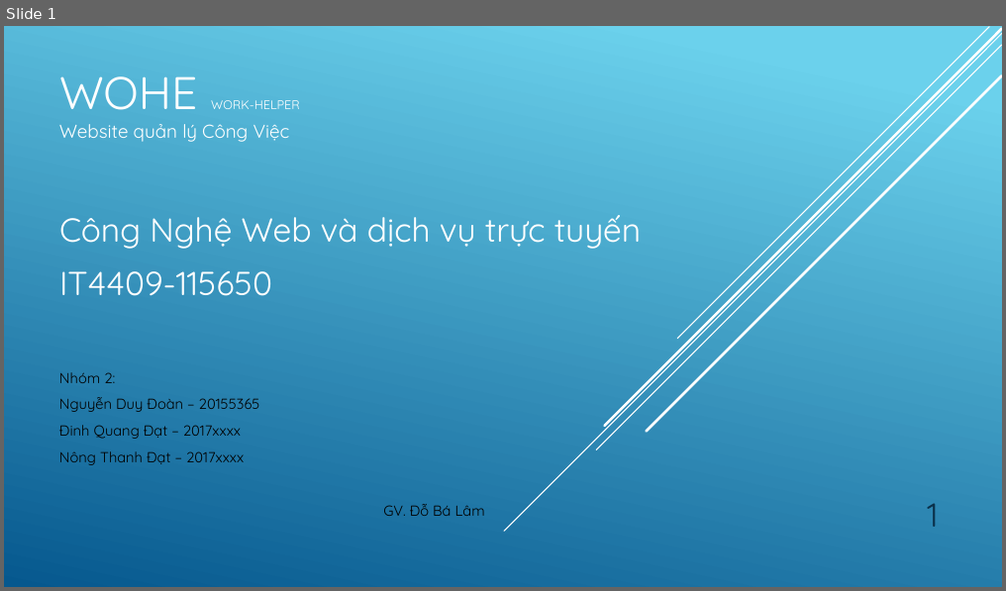
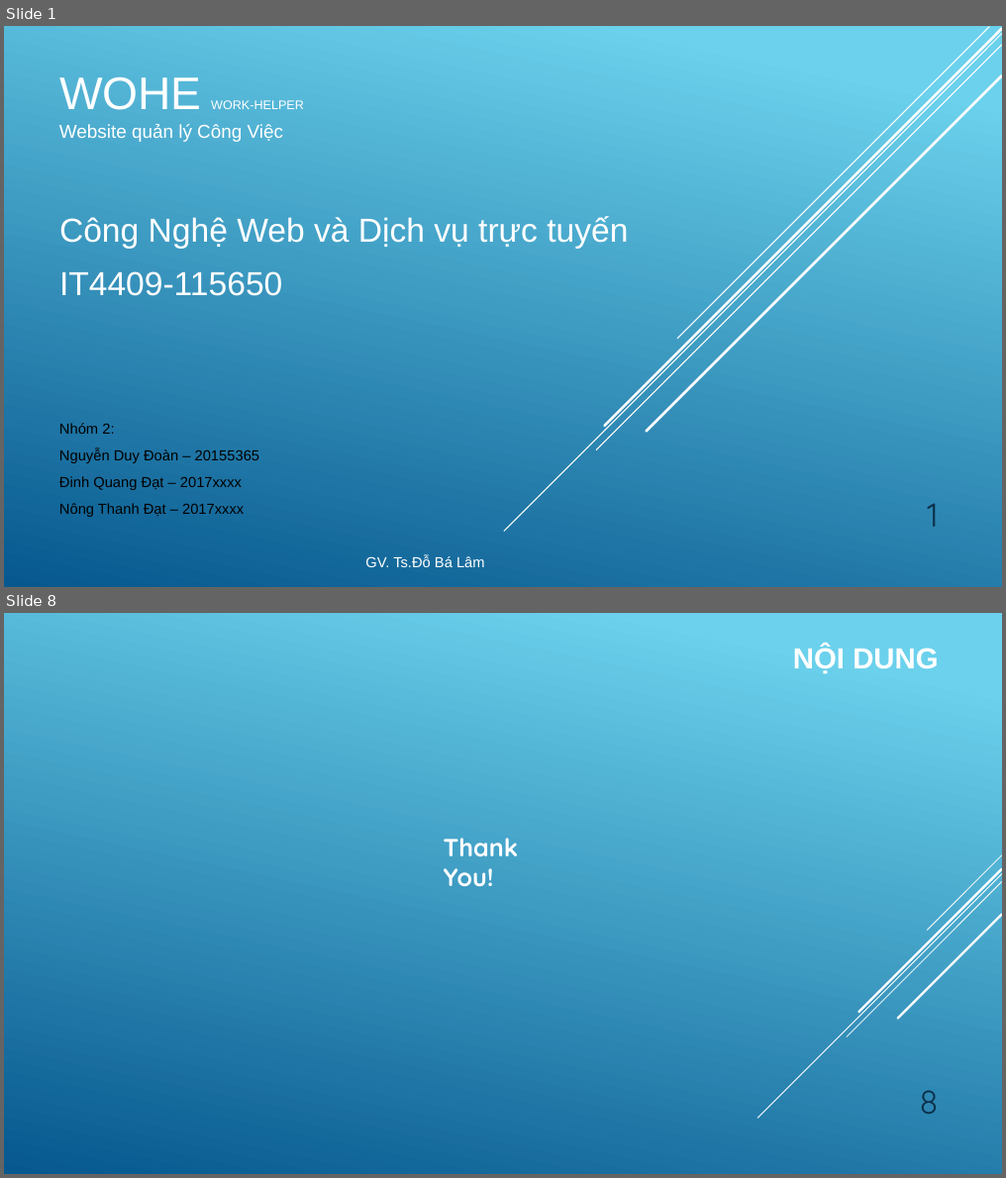
Before and after one commit to quangdat99/btl, a slide deck: Slide.pptx. Shown one above the other, each under a label of ours: slide 1 before the commit, slides 1 and 8 after it; the slides between them are not shown. The pictures are 1006x591 and 1006x1178 pixels, drawn with LibreOffice and Linux fonts; fonts in the diff are those of the drawing. Boxes give left, top, right and bottom in pixels: in the first picture for what was removed or moved away, otherwise in the second. Text is boxed around its words. In the diff, an @@ line names an element or a change of style, - is before the commit and + after.

```diff
--- a/Slide.pptx
+++ b/Slide.pptx
@@ slide 8 added at (x1=4, y1=613, x2=1002, y2=1174), background gradient #6ED2EB to #06588E @@
@@ text added at (x1=793, y1=646, x2=938, y2=673), 28 pt, text #FFFFFF, bold @@
+NỘI DUNG
@@ text added at (x1=444, y1=838, x2=519, y2=887), 24 pt, text #FFFFFF, bold @@
+Thank You!
@@ group added at (x1=757, y1=856, x2=1002, y2=1118): 5 lines @@
@@ page number added at (x1=920, y1=1090, x2=939, y2=1114), 32 pt, text #0A304A @@
+8
@@ slide 1 changed as well @@
@@ font Quicksand to Arial in 3 elements at (x1=59, y1=76, x2=202, y2=110), (x1=211, y1=100, x2=304, y2=109), (x1=59, y1=124, x2=283, y2=142) @@
@@ subtitle at (x1=59, y1=216, x2=628, y2=249): text changed; font Quicksand to Arial @@
-Công Nghệ Web và dịch vụ trực tuyến
+Công Nghệ Web và Dịch vụ trực tuyến
@@ subtitle at (x1=59, y1=272, x2=282, y2=296): font Quicksand to Arial in "IT4409-115650" @@
@@ text "Nhóm 2:" moved from (x1=59, y1=372, x2=485, y2=516) to (x1=59, y1=423, x2=485, y2=568) @@
@@ text at (x1=59, y1=423, x2=260, y2=517): font Quicksand to Arial in "Nhóm 2:", "Nguyễn Duy Đoàn – 20155365", "Đinh Quang Đạt – 2017xxxx", "Nông Thanh Đạt – 2017xxxx" @@
@@ text at (x1=365, y1=556, x2=485, y2=568): text changed; font Quicksand to Arial; text colour #000000 to #FFFFFF @@
-GV. Đỗ Bá Lâm
+GV. Ts.Đỗ Bá Lâm
```
Also in this commit, not shown: 6 other slides added, 6 slides removed, 2 other files.
